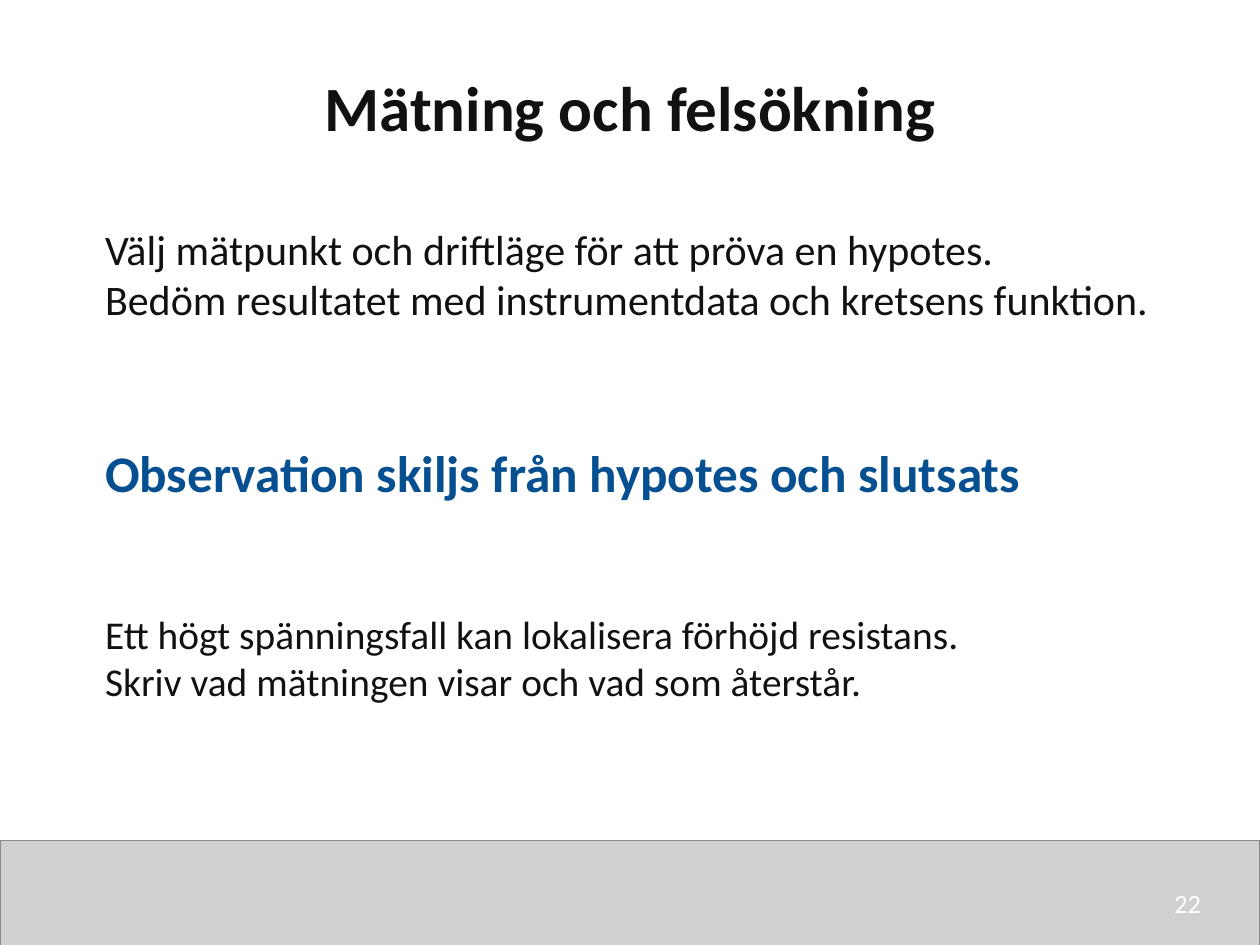
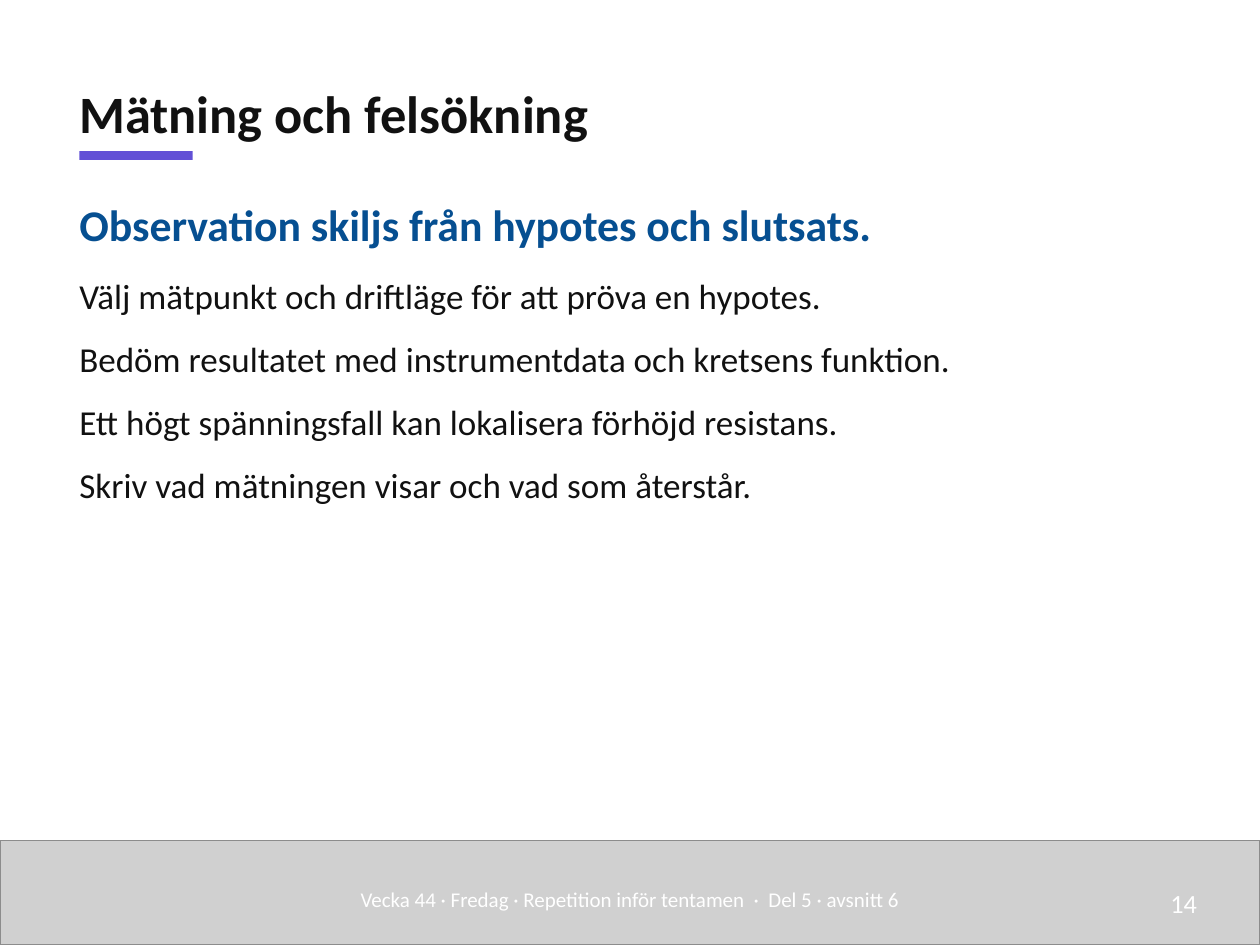
Before and after one commit to nj22az/nj22az.github.io, a slide deck: slide 14 of sjoskolan/vecka-45/aktuell/v45_03_Repetition_infor_tentamen_elev.pptx (slide 22 before the commit). Drawn at 1260x945 pixels with LibreOffice and Linux fonts; fonts in the diff are those of the drawing; grey boxes stand for pictures. Boxes give left, top, right and bottom in pixels: in the first picture for what was removed or moved away, otherwise in the second. Text is boxed around its words. In the diff, an @@ line names an element or a change of style, - is before the commit and + after.

```diff
--- a/sjoskolan/vecka-45/aktuell/v45_03_Repetition_infor_tentamen_elev.pptx
+++ b/sjoskolan/vecka-45/aktuell/v45_03_Repetition_infor_tentamen_elev.pptx
@@ text "Mätning och felsökning": place and size @@
-text "Mätning och felsökning" at (324,86,935,142)
+text "Mätning och felsökning" at (79,96,588,142)
@@ text "Mätning och felsökning" at (79,96,588,142): size 36 to 30 pt; alignment centre to left; line spacing 1 to 1.08; vertical alignment top to bottom @@
@@ rectangle added at (79,151,193,160), fill #6250D6 @@
@@ text "Observation skiljs från hypotes och ...": place and size @@
-text "Observation skiljs från hypotes och ..." at (105,235,1148,316)
+text "Observation skiljs från hypotes och ..." at (79,209,949,504)
@@ text at (79,209,871,249): paragraph added @@
+Observation skiljs från hypotes och slutsats.
@@ text at (79,284,949,373): size 24 to 20 pt in "Välj mätpunkt och driftläge för att pröva ...", "Bedöm resultatet med instrumentdata och kretsens funktion."; line spacing 1 to 1.08; more space between paragraphs @@
@@ text at (79,410,837,504): paragraphs added @@
+Ett högt spänningsfall kan lokalisera förhöjd resistans.
+Skriv vad mätningen visar och vad som återstår.
@@ text removed at (105,455,1020,501) @@
-Observation skiljs från hypotes och slutsats
@@ text removed at (105,621,958,703) @@
-Ett högt spänningsfall kan lokalisera förhöjd resistans.
-Skriv vad mätningen visar och vad som återstår.
@@ text added at (361,893,899,910), 12 pt, text #FFFFFF @@
+Vecka 44 · Fredag · Repetition inför tentamen · Del 5 · avsnitt 6
@@ text added at (1170,896,1197,913), 15 pt, text #FFFFFF @@
+14
@@ text removed at (1174,896,1201,913) @@
-22
```
Also in this commit, not shown: 10 other slides changed, 11 slides added, 25 slides removed, 52 other files.
